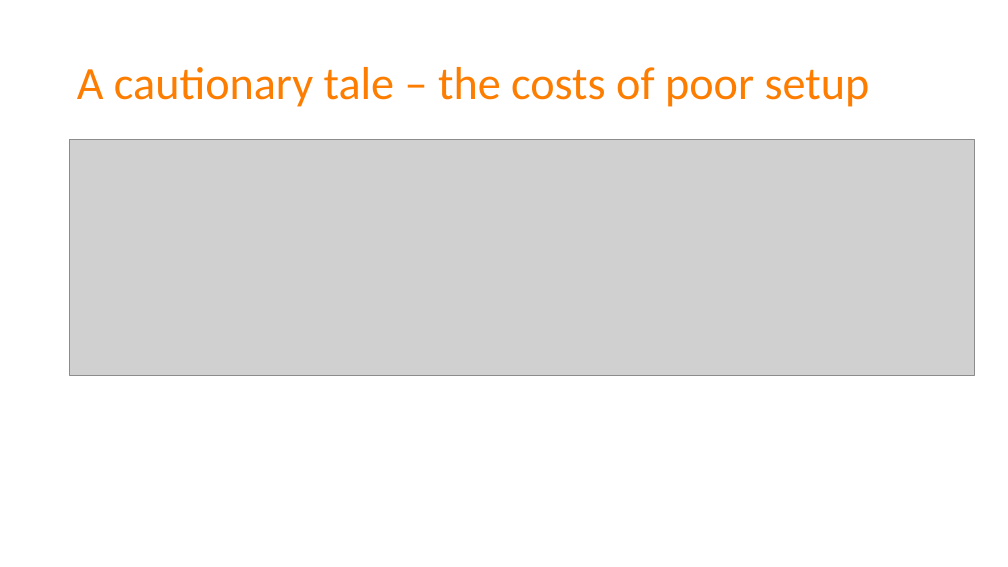
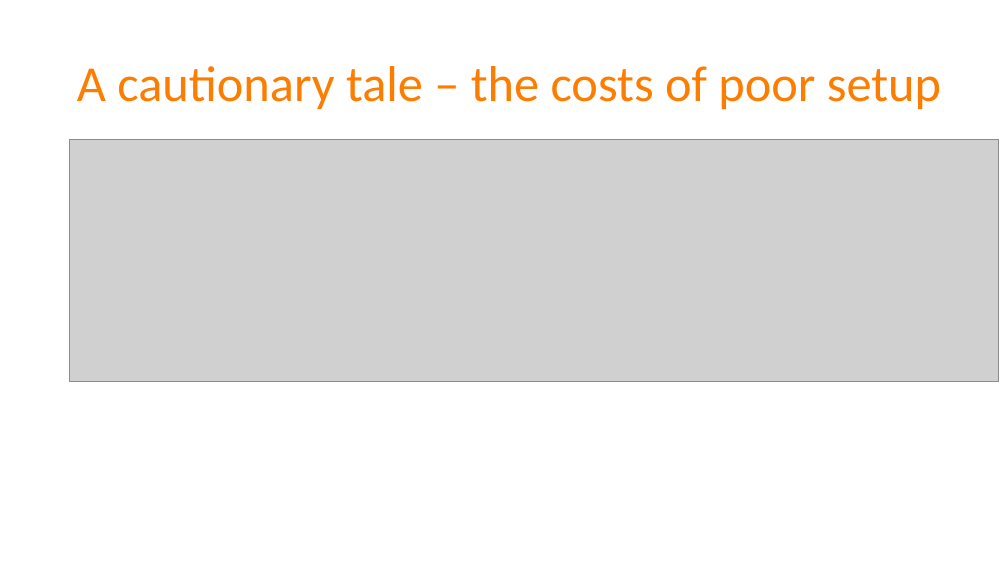
Before and after one commit to spetryjohnson/Talk-Patterns_of_Effective_Test_Setup, a slide deck: slide 18 of POETS - CodeMash 2017.pptx (slide 21 before the commit). Drawn at 1008x567 pixels with LibreOffice and Linux fonts; fonts in the diff are those of the drawing; grey boxes stand for pictures. Boxes give left, top, right and bottom in pixels: in the first picture for what was removed or moved away, otherwise in the second. Text is boxed around its words. In the diff, an @@ line names an element or a change of style, - is before the commit and + after.

Commit message:
Increasing slide font sizes (partial)

```diff
--- a/POETS - CodeMash 2017.pptx
+++ b/POETS - CodeMash 2017.pptx
@@ title "A cautionary tale – the ..." at [77, 66, 941, 109]: size 44 to 48 pt @@
@@ picture: place and size @@
-picture at [70, 140, 975, 375]
+picture at [70, 140, 999, 382]
```
Also in this commit, not shown: 69 other slides changed, 4 slides removed, 1 other file.
